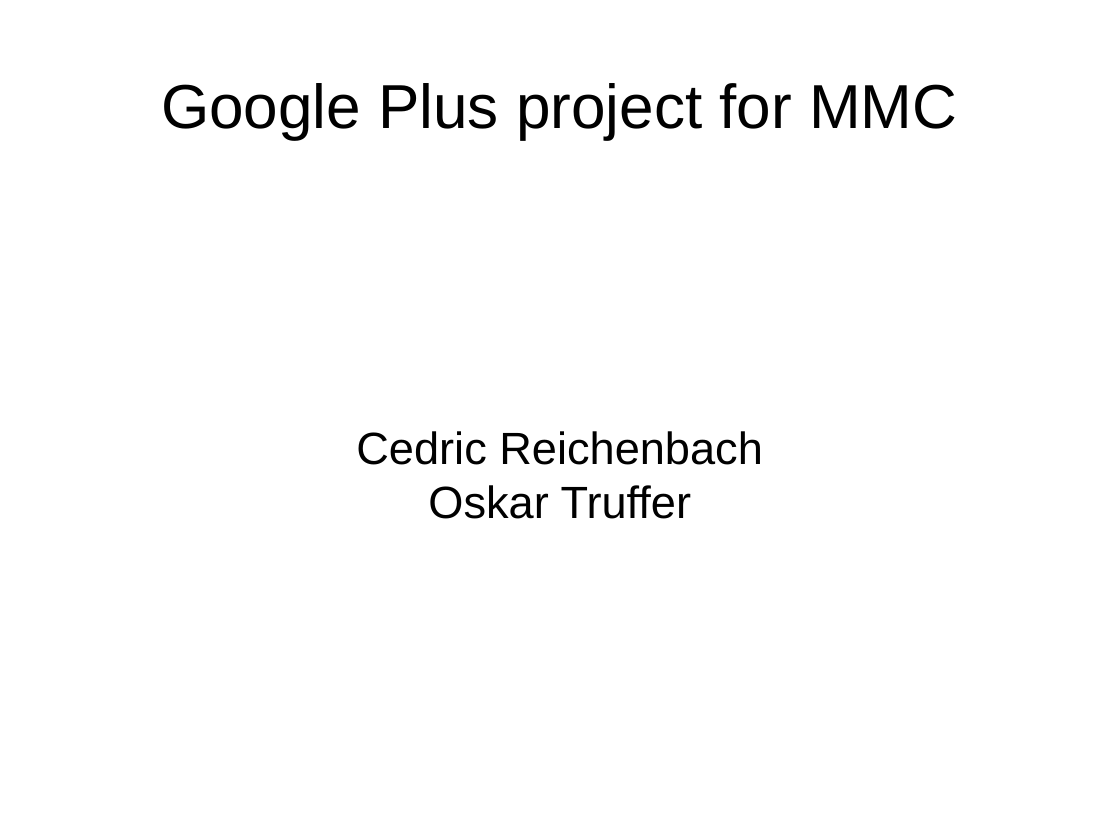
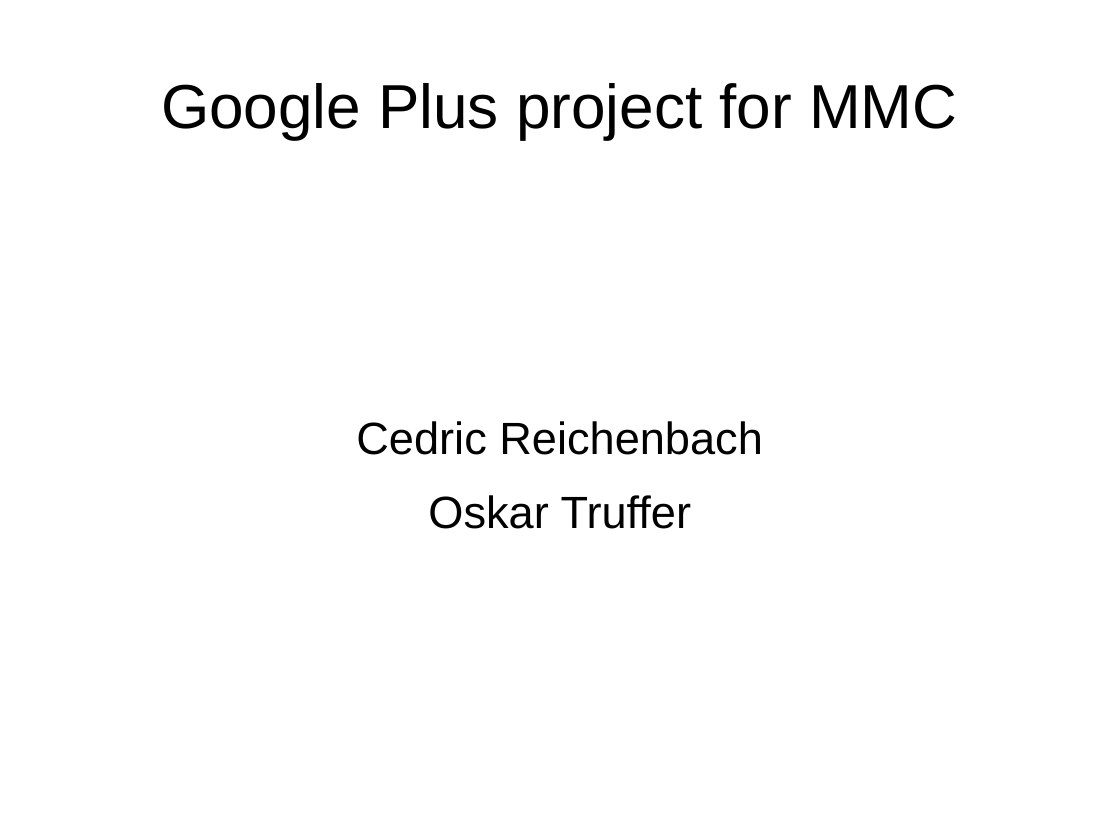
Before and after one commit to otruffer/MMC, a slide deck: slide 1 of praesi.odp. Drawn at 1120x840 pixels with LibreOffice and Linux fonts; fonts in the diff are those of the drawing. Boxes give left, top, right and bottom in pixels: in the first picture for what was removed or moved away, otherwise in the second. Text is boxed around its words. In the diff, an @@ line names an element or a change of style, - is before the commit and + after.

```diff
--- a/praesi.odp
+++ b/praesi.odp
@@ subtitle "Cedric Reichenbach" at (x1=356, y1=421, x2=763, y2=529): more space between paragraphs @@
```
Also in this commit, not shown: 1 other slide changed, 6 slides added.
